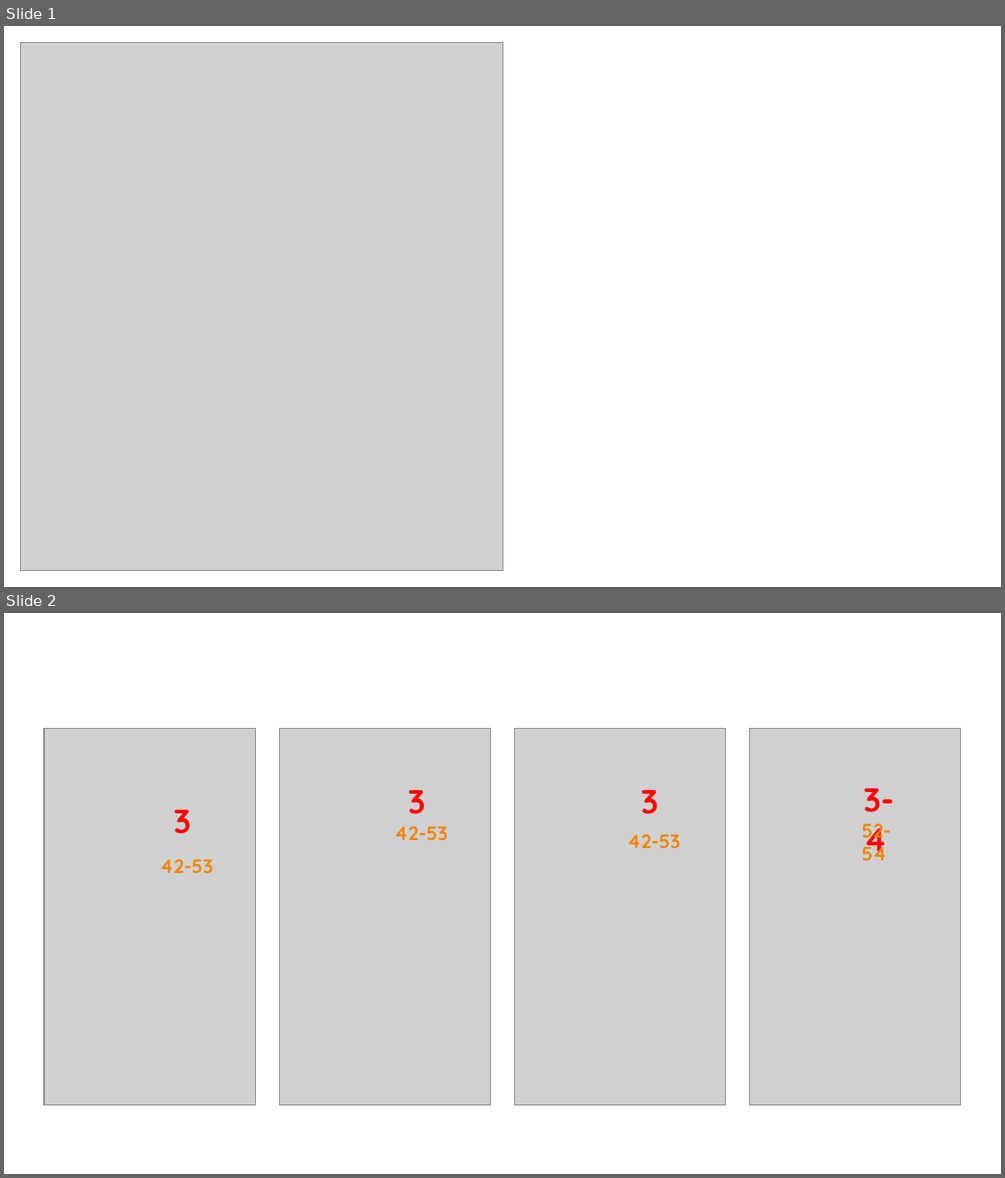
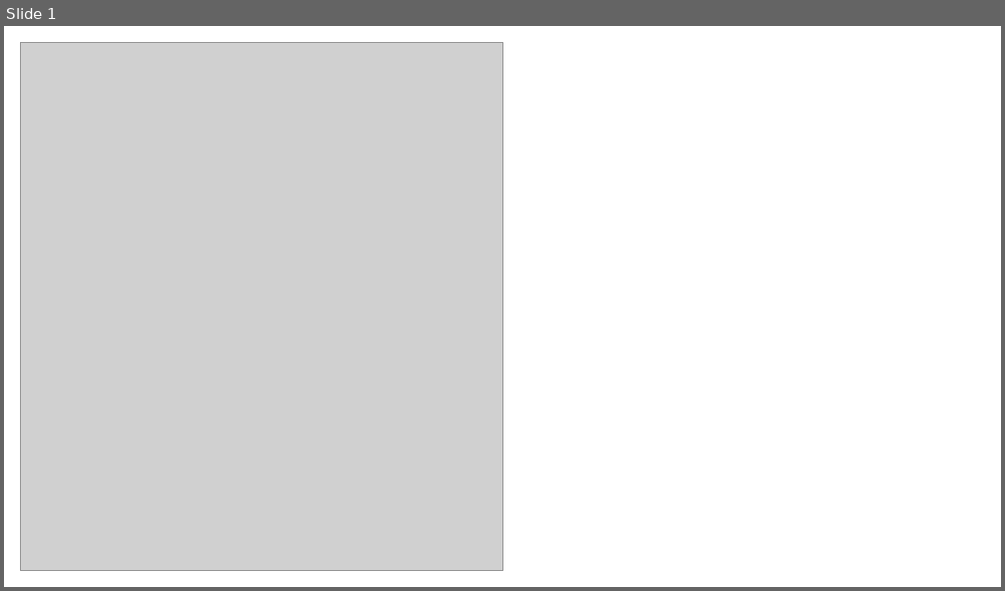
Before and after one commit to haishion7/haishion7.github.io, a slide deck: 海泩/家庭教育/assert/Materials.pptx. Shown one above the other, each under a label of ours: slides 1 and 2 before the commit, slide 1 after it. The pictures are 1005x1178 and 1005x591 pixels, drawn with LibreOffice and Linux fonts; fonts in the diff are those of the drawing; grey boxes stand for pictures. Boxes give left, top, right and bottom in pixels: in the first picture for what was removed or moved away, otherwise in the second. Text is boxed around its words. In the diff, an @@ line names an element or a change of style, - is before the commit and + after.

```diff
--- a/海泩/家庭教育/assert/Materials.pptx
+++ b/海泩/家庭教育/assert/Materials.pptx
@@ slide 2 removed at (x1=4, y1=613, x2=1001, y2=1174), background #FFFFFF @@
@@ group removed at (x1=44, y1=729, x2=961, y2=1104): 8 texts, 4 pictures @@
-3
-42-53
-3
-42-53
-3
-42-53
-3-4
-52-54
```
Also in this commit, not shown: 1 slide added, 1 other slide removed, 23 other files.
